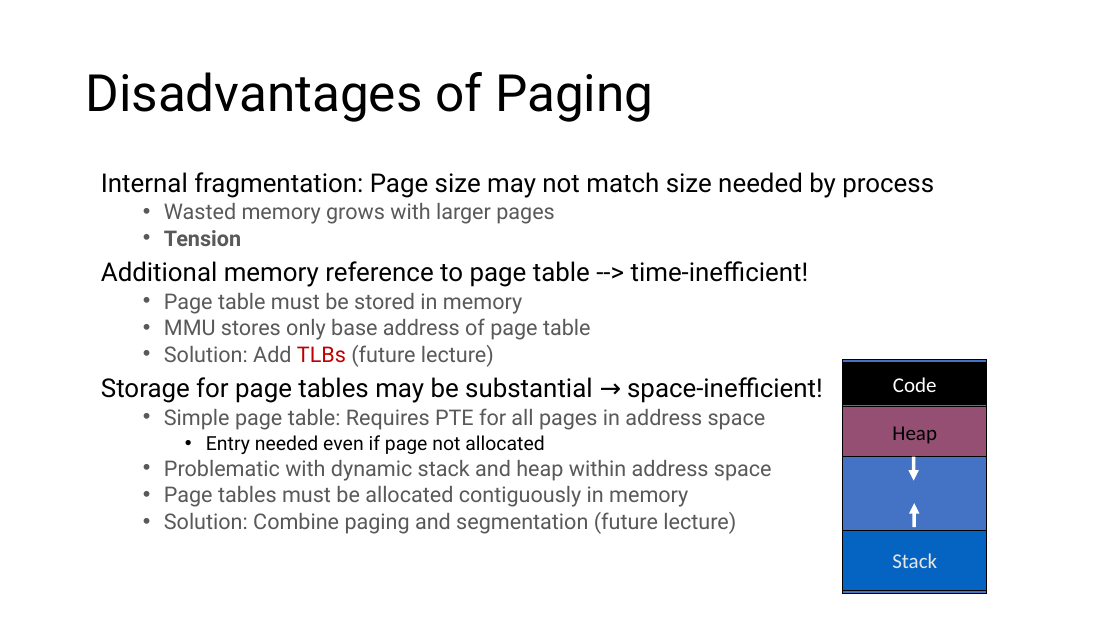
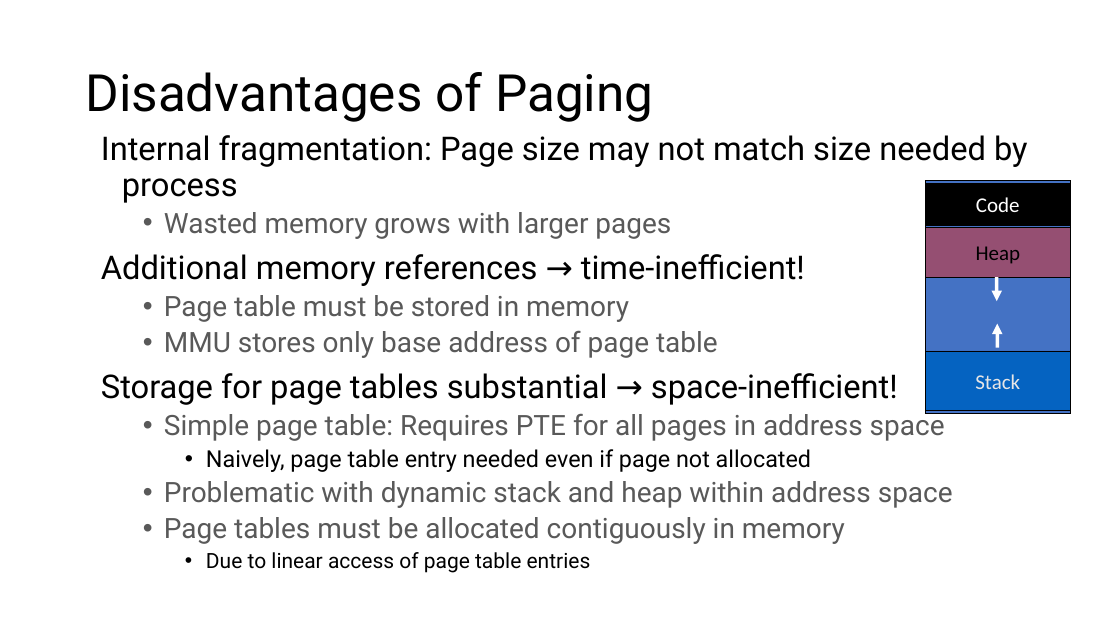
Before and after one commit to ngsrinivas/coursegen, a slide deck: slide 11 of ex/416-F23/staging/416-F23/lectures/06-paging.pptx. Drawn at 1120x630 pixels with LibreOffice and Linux fonts; fonts in the diff are those of the drawing. Boxes give left, top, right and bottom in pixels: in the first picture for what was removed or moved away, otherwise in the second. Text is boxed around its words. In the diff, an @@ line names an element or a change of style, - is before the commit and + after.

Commit message:
Add paging lecture slides

```diff
--- a/ex/416-F23/staging/416-F23/lectures/06-paging.pptx
+++ b/ex/416-F23/staging/416-F23/lectures/06-paging.pptx
@@ text "Internal fragmentation: Page size may ...": place and size @@
-text "Internal fragmentation: Page size may ..." at [101,172,934,534]
+text "Internal fragmentation: Page size may ..." at [101,135,1028,573]
@@ text at [101,135,1028,544]: size 22.2 to 28 pt in "Internal fragmentation: Page size may not match ..."; size 18.5 to 24 pt in "Wasted memory grows with larger pages", "Page table must be stored in memory", "MMU stores only base address of page ...", "Simple page table: Requires PTE for all ..." and 2 more places; line spacing 0.8 to 0.9 @@
@@ text at [101,254,805,286]: text changed; size 22.2 to 28 pt @@
-  • Tension
-Additional memory reference to page table --> time-inefficient!
+Additional memory references → time-inefficient!
@@ 4 rectangles, 2 arrows: place and size @@
-4 rectangles, 2 arrows at [843,360,987,593]
+4 rectangles, 2 arrows at [926,181,1070,414]
@@ text at [101,345,823,403]: text changed; size 22.2 to 28 pt @@
-  • Solution: Add TLBs (future lecture)
-Storage for page tables may be substantial → space-inefficient!
+Storage for page tables substantial → space-inefficient!
@@ text at [206,449,811,472]: text changed; size 16.6 to 20 pt @@
-    • Entry needed even if page not allocated
+    • Naively, page table entry needed even if page not allocated
@@ text at [206,552,591,573]: text changed; size 18.5 to 18 pt; text colour #595959 to #000000 @@
-  • Solution: Combine paging and segmentation (future lecture)
+    • Due to linear access of page table entries
```
Also in this commit, not shown: 42 other slides changed, 3 slides added, 62 slides removed, 4 other files.
